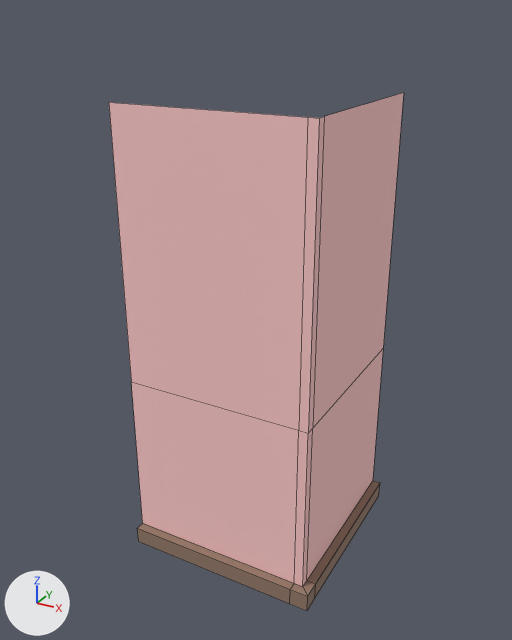
What one commit did to the FBX model Content/Game_Art/FBX/Archi/SM_Coin_Ext_4x4.fbx.
One viewpoint serves both versions: a 50 mm camera at (0.22, -1.69, 2.89) aimed at (-1.48, 1.41, 1.35). Lighting does not change. The marker at lower left points along +X, +Y and +Z. Mesh edges are drawn as thin lines. Where no turn or scale is listed for an object, it has been applied to the vertices.

Names of what the first picture shows: 'SM_Coin_Ext_4x4'.
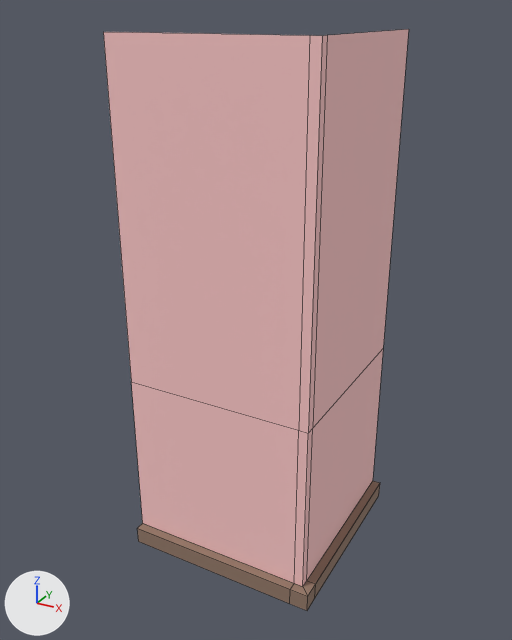
Edits to the bpy script that builds the scene:
```text
Change me_mesh:
    where me_mesh.from_pydata(...)  # 30 vertices, 16 faces; spans x -2.0..-0.9, y 0.9..2.0, z 0.0..2.5
    used by ob_sm_coin_ext_4x4; location = (0.0, 0.0, 0.0)
    before: 0 (-2.0, 0.95, 2.5) at pixel (108, 102), 5 (-1.0, 0.95, 2.5) at pixel (307, 117), 12 (-0.95, 0.95, 2.5) at pixel (319, 118), 19 (-0.95, 2.0, 2.5) at pixel (403, 92), 20 (-0.95, 1.0, 2.5) at pixel (324, 116)
    me_mesh part 1
    add for i in [0, 5, 12, 19, 20]: me_mesh.vertices[i].co += Vector((0.0, 0.0, 0.3))
```

Location of each change, (x1, y1, x2, y2) in pixels of the pictures (512 x 640 px; the box of a moved part takes in the faces that stretch with it):
'SM_Coin_Ext_4x4', reshaped (12% taller)
    before: (109, 93, 404, 611)
    after: (103, 29, 409, 611)
part 1 of me_mesh, moved or reshaped
    before: (109, 93, 404, 371)
    after: (103, 29, 409, 371)
